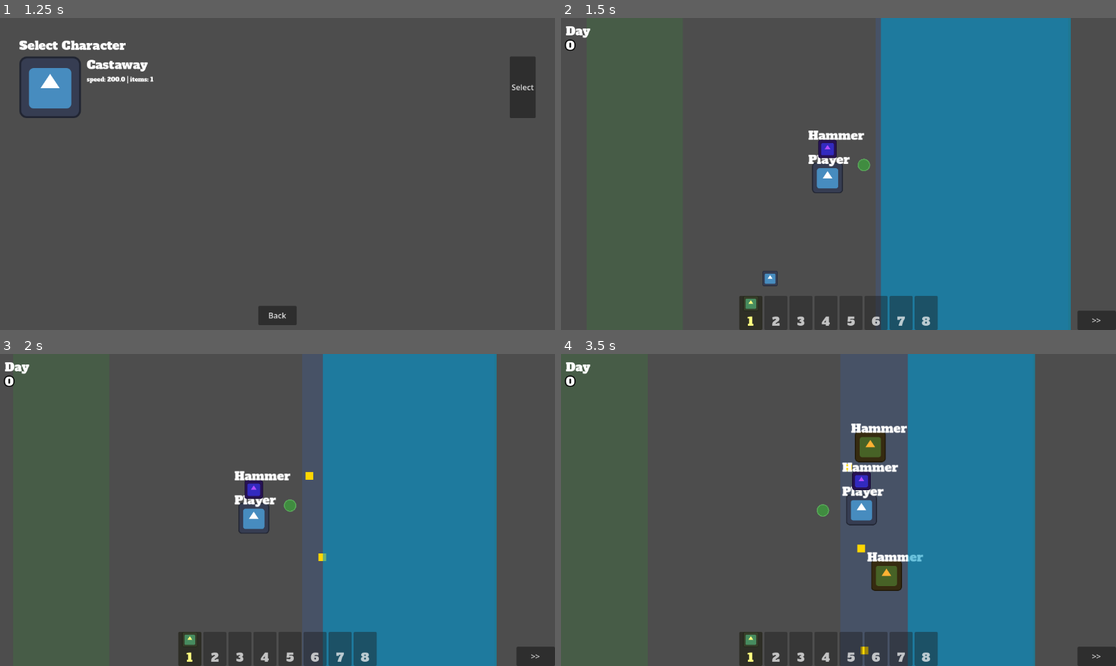
Above: before the commit, frames 1-4 (two rows, left to right).
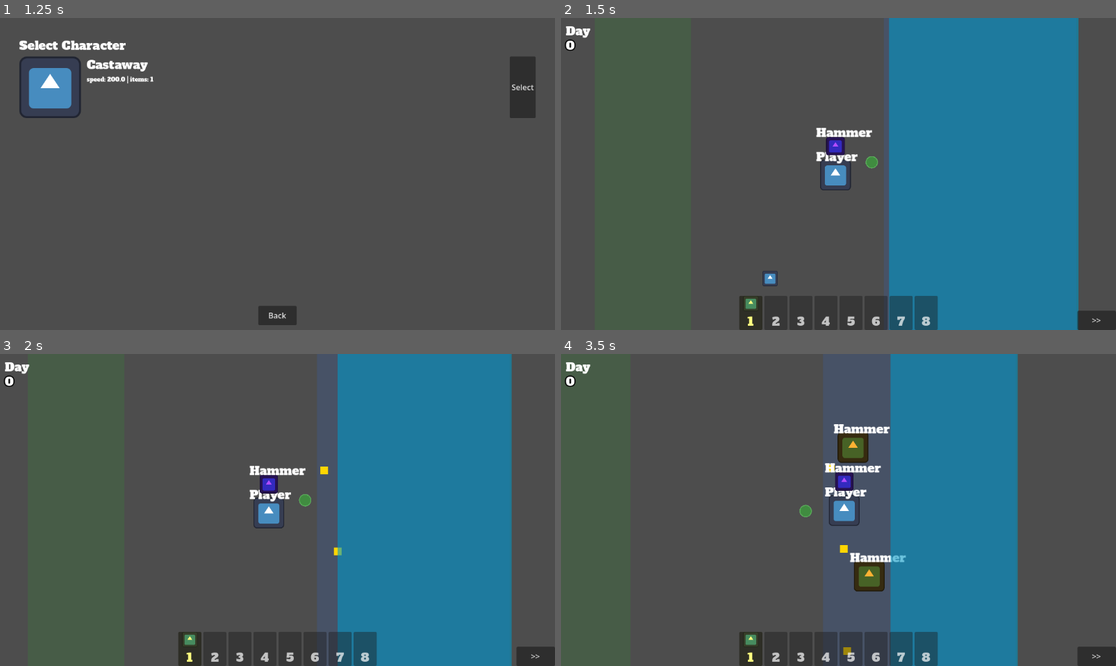
Above: after the commit, the same moments.

Repository: poga/dark-sea
Game: Godot game, scene res://scenes/menu/main_menu.tscn
Same seed, same stepped clock (60 frames per second), same inputs: the game is played once before the commit and once after it. The engine's default icon, where the game draws it, is replaced by a stand-in: a white triangle on a blue panel in a dark square.
Inputs (mouse positions are in pixels of both pictures, inside the frame that each line leads up to):
- Up to frame 1 (1.25 s): click "Play" at 0.5 s
- Up to frame 2 (1.5 s): click "Select" at 1.25 s
- Up to frame 3 (2 s): no input
- Up to frame 4 (3.5 s): tap Enter at 2 s; move the mouse to (960, 494) at 2.02 s; press the mouse at (960, 494) at 2.03 s; hold D (move_right) 2.03-2.75 s; release the mouse at (960, 494) at 2.75 s; drag from (727, 525) to (566, 516) at 2.77 s

Frame 1 is identical in both runs. In frame 2, 4.8% of the frame differs, in the area x 44-94%, y 0-100%; in frame 3, 9.2%; in frame 4, 12%, in the area x 42-86%, y 0-100%.

Commit message:
tweak: reduce camera lookahead for subtler feel
Co-Authored-By: Claude Opus 4.6 <noreply@anthropic.com>

Diff:
--- a/scenes/player/camera_lookahead.gd
+++ b/scenes/player/camera_lookahead.gd
@@ -1,7 +1,7 @@
 extends Camera2D
 
-@export var lookahead_distance: float = 60.0
-@export var lookahead_smoothing: float = 3.0
+@export var lookahead_distance: float = 30.0
+@export var lookahead_smoothing: float = 1.5
 
 func _process(delta: float) -> void:
 	var player: CharacterBody2D = get_parent() as CharacterBody2D
